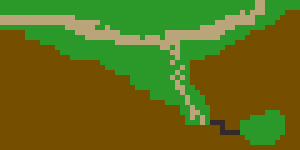
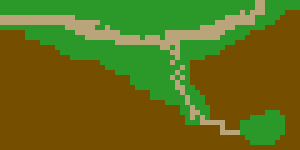
Two versions of the same layered image (300x150). Layer-by-layer changes:
painted on "Arrière-plan" over left=205, top=120, right=240, bottom=135
